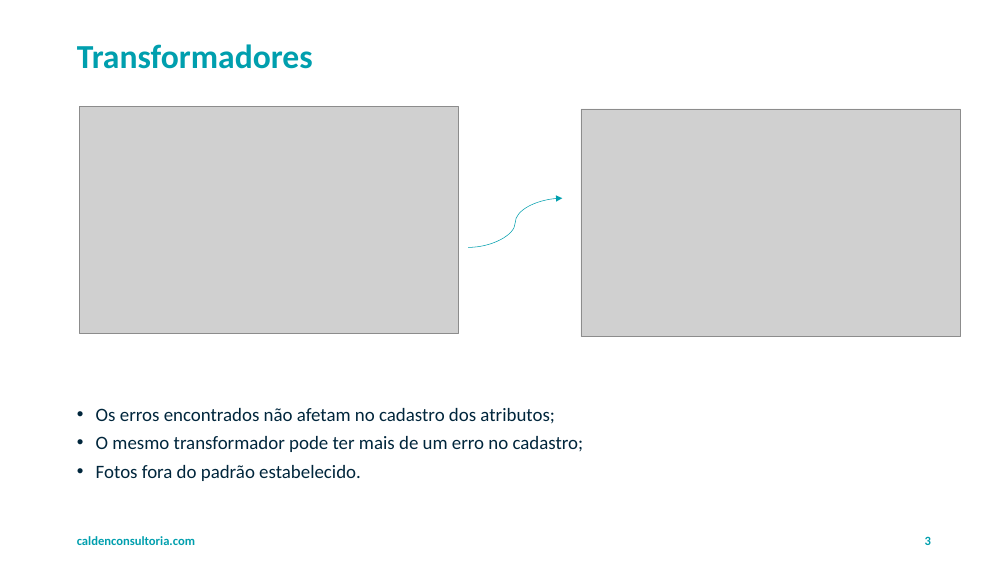
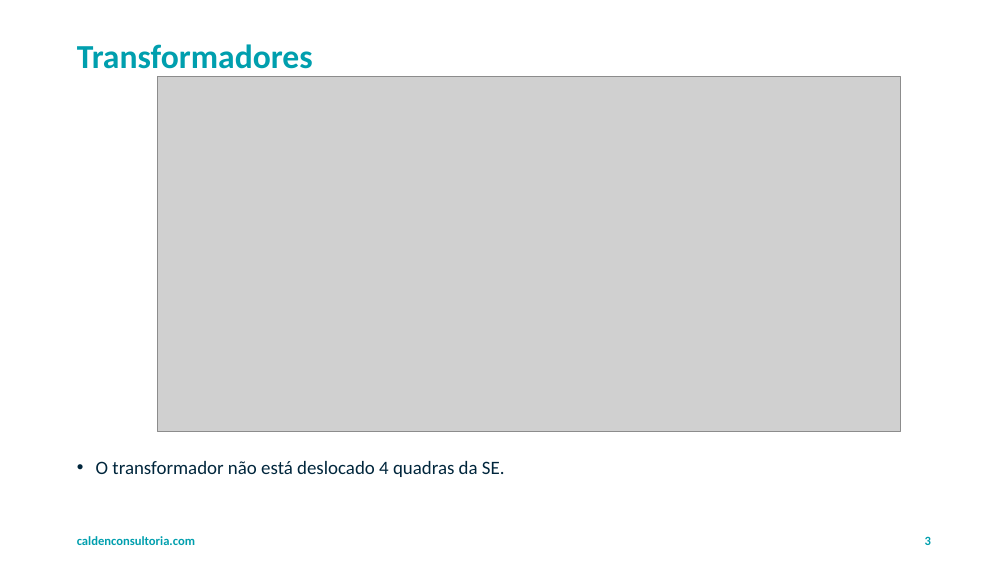
Before and after one commit to Inovais0405/2023_Light_Dash, a slide deck: slide 3 of análise SE.pptx. Drawn at 1008x567 pixels with LibreOffice and Linux fonts; fonts in the diff are those of the drawing; grey boxes stand for pictures; background and template pictures are left out. Boxes give left, top, right and bottom in pixels: in the first picture for what was removed or moved away, otherwise in the second. Text is boxed around its words. In the diff, an @@ line names an element or a change of style, - is before the commit and + after.

```diff
--- a/análise SE.pptx
+++ b/análise SE.pptx
@@ picture added at (x1=157, y1=76, x2=901, y2=431) @@
@@ picture removed at (x1=79, y1=107, x2=458, y2=333) @@
@@ picture removed at (x1=581, y1=109, x2=960, y2=337) @@
@@ curved arrow removed from (468, 247) to (563, 198) @@
@@ text at (x1=96, y1=461, x2=505, y2=477): text changed @@
-• Os erros encontrados não afetam no cadastro dos atributos;
-• O mesmo transformador pode ter mais de um erro no cadastro;
-• Fotos fora do padrão estabelecido.
+• O transformador não está deslocado 4 quadras da SE.
```
Also in this commit, not shown: 1 other file.
